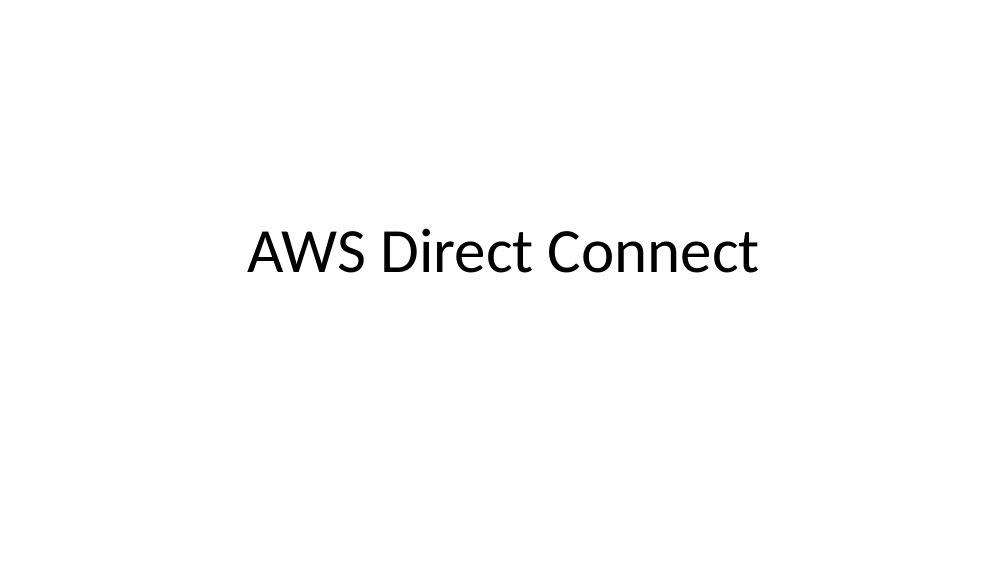
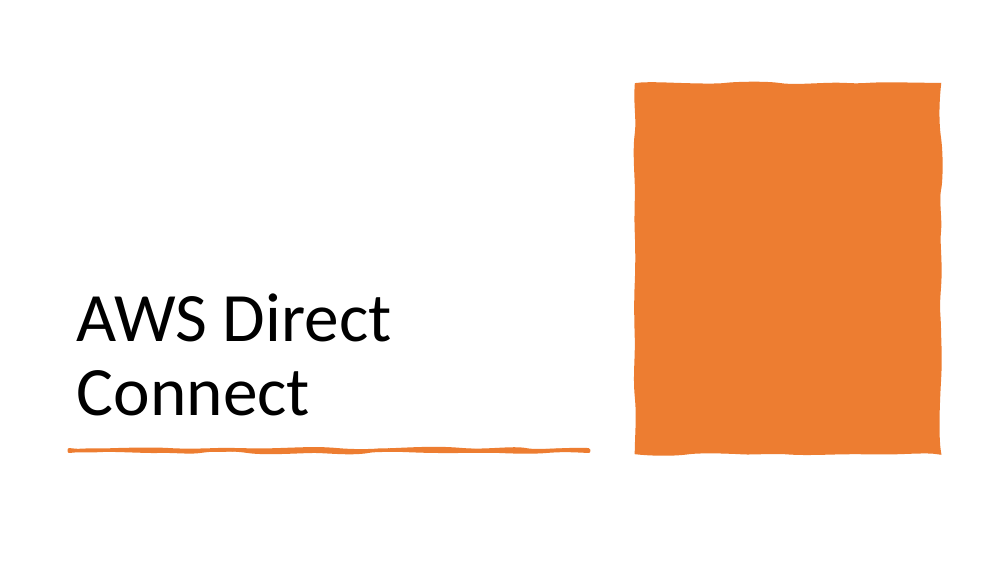
Before and after one commit to IlyaChakun/aws-iba-courses, a slide deck: slide 1 of lecture-materials/Network&ContentDelivery/vpc/direct-connect.pptx. Drawn at 1008x567 pixels with LibreOffice and Linux fonts; fonts in the diff are those of the drawing. Boxes give left, top, right and bottom in pixels: in the first picture for what was removed or moved away, otherwise in the second. Text is boxed around its words. In the diff, an @@ line names an element or a change of style, - is before the commit and + after.

```diff
--- a/lecture-materials/Network&ContentDelivery/vpc/direct-connect.pptx
+++ b/lecture-materials/Network&ContentDelivery/vpc/direct-connect.pptx
@@ freeform shape added at [637,85,939,452], fill #ED7D31, outline #ED7D31 4.5 pt @@
@@ title "AWS Direct Connect": place and size @@
-title "AWS Direct Connect" at [248,228,760,273]
+title "AWS Direct Connect" at [77,293,392,416]
@@ title "AWS Direct Connect" at [77,293,392,416]: size 60 to 66 pt; alignment centre to left @@
@@ freeform shape added at [70,450,589,451], fill #ED7D31, outline #ED7D31 3.25 pt @@
```
Also in this commit, not shown: 4 other slides changed, 7 slides added, 3 slides removed, 9 other files.
